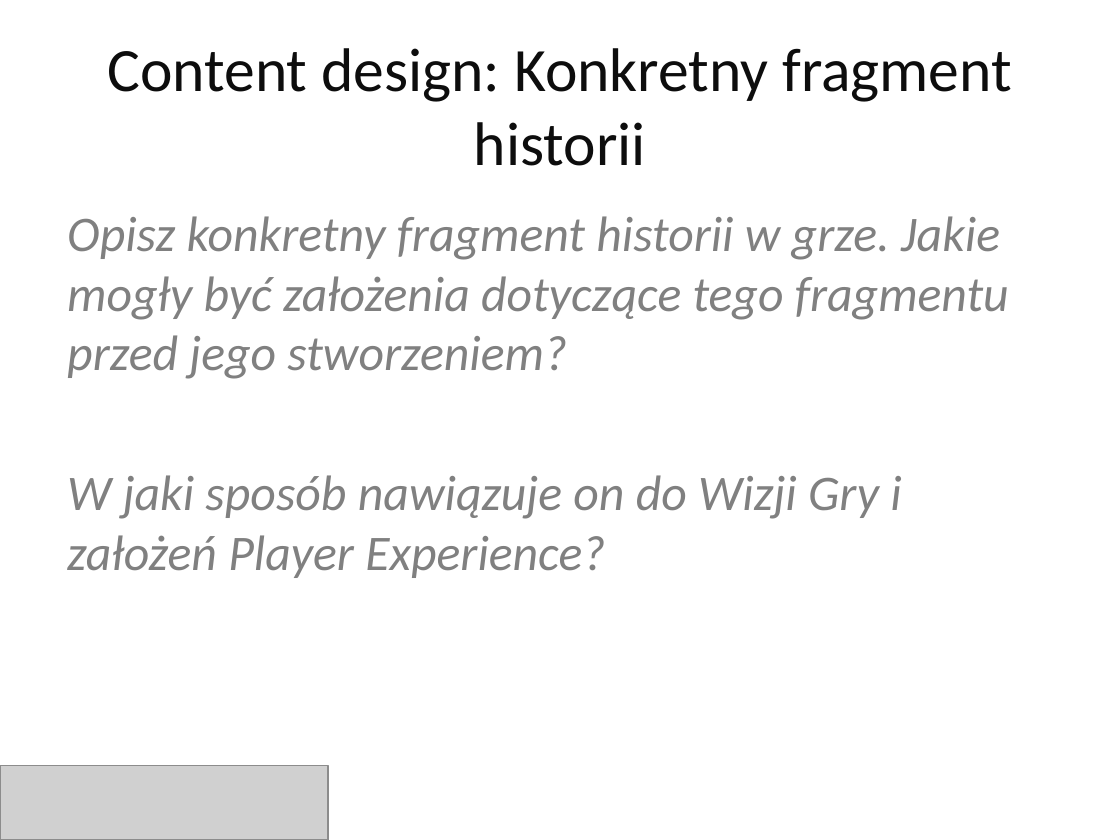
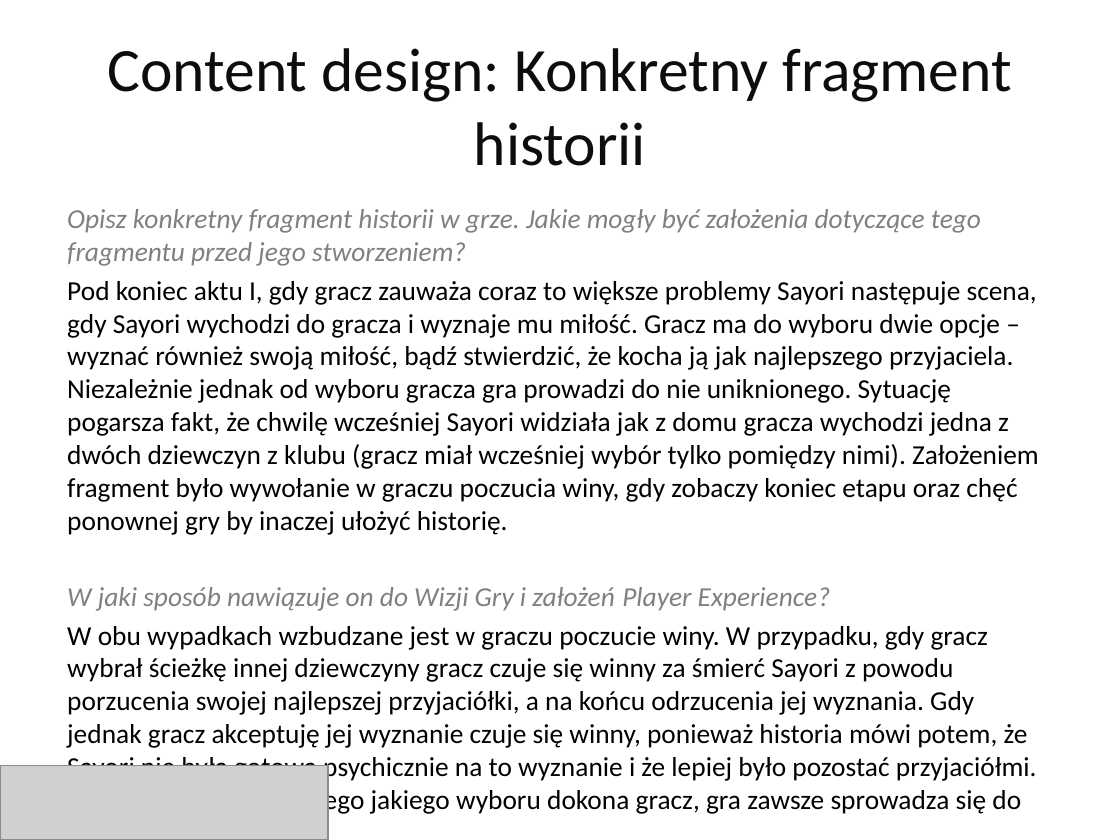
Before and after one commit to baatochan/UniversityStuff, a slide deck: slide 16 of s9/projektowanie-gier-komputerowych-2/rozkladanie-gry/Formatka rozkładania gry (2019) - grupowa.pptx. Drawn at 1120x840 pixels with LibreOffice and Linux fonts; fonts in the diff are those of the drawing; grey boxes stand for pictures. Boxes give left, top, right and bottom in pixels: in the first picture for what was removed or moved away, otherwise in the second. Text is boxed around its words. In the diff, an @@ line names an element or a change of style, - is before the commit and + after.

Commit message:
Update slides with game analysis with 2 missing slides
player journey
description of part of the story

also some typo fixed and speelcheck improved

```diff
--- a/s9/projektowanie-gier-komputerowych-2/rozkladanie-gry/Formatka rozkładania gry (2019) - grupowa.pptx
+++ b/s9/projektowanie-gier-komputerowych-2/rozkladanie-gry/Formatka rozkładania gry (2019) - grupowa.pptx
@@ text at [67,209,981,611]: size 32 to 17.6 pt in "Opisz konkretny fragment historii w grze. Jakie ...", "W jaki sposób nawiązuje on do Wizji ..."; less space between paragraphs @@
@@ text at [67,281,1039,535]: paragraph added @@
+Pod koniec aktu I, gdy gracz zauważa coraz to większe problemy Sayori następuje scena, gdy Sayori wychodzi do gracza i wyznaje mu miłość. Gracz ma do wyboru dwie opcje – wyznać również swoją miłość, bądź stwierdzić, że kocha ją jak najlepszego przyjaciela. Niezależnie jednak od wyboru gracza gra prowadzi do nie uniknionego. Sytuację pogarsza fakt, że chwilę wcześniej Sayori widziała jak z domu gracza wychodzi jedna z dwóch dziewczyn z klubu (gracz miał wcześniej wybór tylko pomiędzy nimi). Założeniem fragment było wywołanie w graczu poczucia winy, gdy zobaczy koniec etapu oraz chęć ponownej gry by inaczej ułożyć historię.
@@ text at [67,626,1037,815]: paragraph added @@
+W obu wypadkach wzbudzane jest w graczu poczucie winy. W przypadku, gdy gracz wybrał ścieżkę innej dziewczyny gracz czuje się winny za śmierć Sayori z powodu porzucenia swojej najlepszej przyjaciółki, a na końcu odrzucenia jej wyznania. Gdy jednak gracz akceptuję jej wyznanie czuje się winny, ponieważ historia mówi potem, że Sayori nie była gotowa psychicznie na to wyznanie i że lepiej było pozostać przyjaciółmi. Niezależnie jednak od tego jakiego wyboru dokona gracz, gra zawsze sprowadza się do jednego.
```
Also in this commit, not shown: 4 other slides changed.
